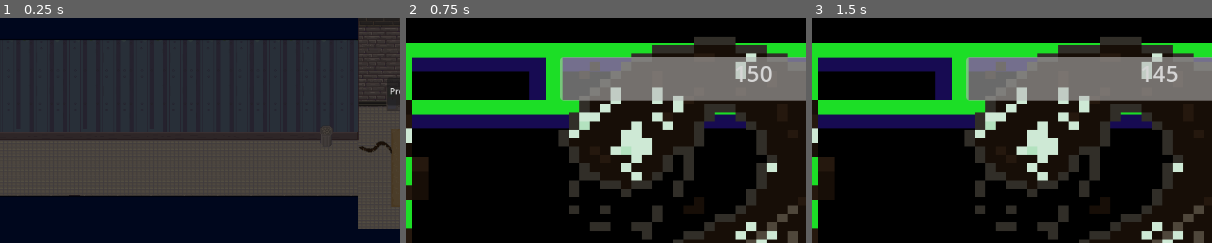
Above: before the commit, frames 1-3 (left to right).
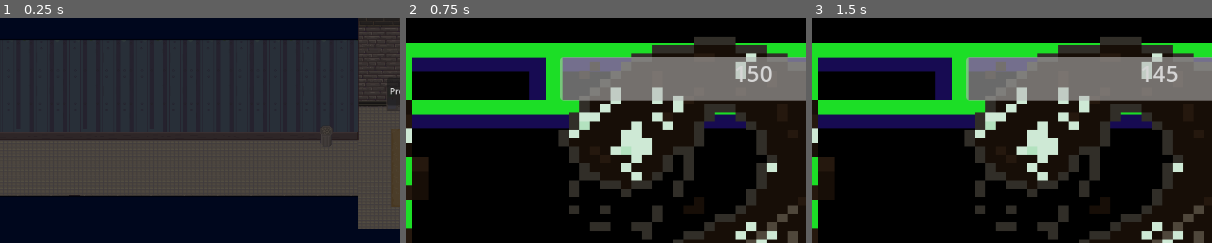
Above: after the commit, the same moments.

Repository: eRues/The-Great-Disappearance-of-Jamie-Finch
Game: Godot game, scene res://Areas/basement.tscn
Same seed, same stepped clock (60 frames per second), same inputs: the game is played once before the commit and once after it. This scene is started directly instead of the project's main scene.
Inputs:
- Up to frame 1 (0.25 s): no input
- Up to frame 2 (0.75 s): click "Press here to fight the Phleg…" at 0.5 s
- Up to frame 3 (1.5 s): click "Attack" at 1.25 s
The pictures show only the part of the screen within x 5-55%, y 0-50%; the shares and areas given below are measured in that part.

The runs differ from the first frame. In frame 1, 0.1% of the frame differs, in the area x 89-98%, y 54-61%; in frame 2, nothing differs; in frame 3, nothing differs.

Commit message:
undid damage?

Diff:
--- a/Areas/basement.gd
+++ b/Areas/basement.gd
@@ -16,3 +16,6 @@
 	Global.enemy_name = "phleg_intro"
 	Global.dont_run = true
 	get_tree().change_scene_to_file("res://battle_scene.tscn")
+
+func _on_area_2d_body_entered(body: Node2D) -> void:
+	pass # Replace with function body.
--- a/Areas/basement.tscn
+++ b/Areas/basement.tscn
@@ -1,50 +1,46 @@
-[gd_scene load_steps=7 format=3 uid="uid://2ufa0qv0narx"]
+[gd_scene format=3 uid="uid://2ufa0qv0narx"]
 
 [ext_resource type="Script" uid="uid://cafp2gxb226v" path="res://Areas/basement.gd" id="1_uwt3o"]
 [ext_resource type="PackedScene" uid="uid://c27fxtj7rcng3" path="res://Maps/basement_map.tscn" id="1_uyr1m"]
 [ext_resource type="PackedScene" uid="uid://dkk4ktwgy2gp3" path="res://character_open.tscn" id="2_nu60v"]
 [ext_resource type="PackedScene" uid="uid://fuwp5glh5eea" path="res://Door.tscn" id="3_2jn4a"]
-[ext_resource type="PackedScene" uid="uid://bl70tdwxpp6gl" path="res://GRIME_break_root.tscn" id="3_hifod"]
 [ext_resource type="Texture2D" uid="uid://nmrbidmpg133" path="res://Assets/Enemy Characters/Phlegathon/phleg_sprite_one.png" id="4_5idrl"]
 
-[node name="basement" type="Node2D"]
+[node name="basement" type="Node2D" unique_id=539380209]
 script = ExtResource("1_uwt3o")
 
-[node name="basement_map" parent="." instance=ExtResource("1_uyr1m")]
+[node name="basement_map" parent="." unique_id=1195474771 instance=ExtResource("1_uyr1m")]
 
-[node name="character_open" parent="." groups=["player"] instance=ExtResource("2_nu60v")]
+[node name="character_open" parent="." unique_id=1394460722 groups=["player"] instance=ExtResource("2_nu60v")]
 position = Vector2(41, 209)
 
-[node name="PhlegSpriteOne" type="Sprite2D" parent="."]
+[node name="PhlegSpriteOne" type="Sprite2D" parent="." unique_id=603088359]
 position = Vector2(757.50006, 175.99998)
 scale = Vector2(3.868421, 3.631579)
 texture = ExtResource("4_5idrl")
 
-[node name="StaticBody2D" type="StaticBody2D" parent="."]
+[node name="StaticBody2D" type="StaticBody2D" parent="." unique_id=1870207161]
 collision_layer = 3
 collision_mask = 3
 
-[node name="CollisionPolygon2D" type="CollisionPolygon2D" parent="StaticBody2D"]
+[node name="CollisionPolygon2D" type="CollisionPolygon2D" parent="StaticBody2D" unique_id=925330583]
 polygon = PackedVector2Array(0, 32, 577, 33, 575, 0, 1155, 1, 1153, 302, 575, 302, 575, 255, -2, 256, 0, 33, -263, 466, 164, 622, 835, 523, 1343, 445, 1425, -131, 366, -308, 100, -25)
 
-[node name="dark" type="ColorRect" parent="."]
+[node name="dark" type="ColorRect" parent="." unique_id=1113040761]
 offset_left = 576.0
 offset_right = 1152.0
 offset_bottom = 304.0
 color = Color(0, 0, 0, 0.5764706)
 
-[node name="dark2" type="ColorRect" parent="."]
+[node name="dark2" type="ColorRect" parent="." unique_id=41360932]
 offset_top = 30.0
 offset_right = 576.0
 offset_bottom = 258.0
 color = Color(0, 0, 0, 0.5764706)
 
-[node name="GRIME_break_root" parent="." instance=ExtResource("3_hifod")]
-position = Vector2(601, 191)
+[node name="Doors" type="Node" parent="." unique_id=626192618]
 
-[node name="Doors" type="Node" parent="."]
-
-[node name="Door_W" parent="Doors" instance=ExtResource("3_2jn4a")]
+[node name="Door_W" parent="Doors" unique_id=996370281 instance=ExtResource("3_2jn4a")]
 visible = false
 position = Vector2(4, -8)
 monitoring = false
@@ -58,7 +54,7 @@
 [node name="Spawn" parent="Doors/Door_W" index="1"]
 position = Vector2(30, 216)
 
-[node name="temp_fight" type="Button" parent="."]
+[node name="temp_fight" type="Button" parent="." unique_id=111548511]
 offset_left = 618.0
 offset_top = 86.0
 offset_right = 827.0
Not shown: 1 places in character_open.tscn that only renumber resources
